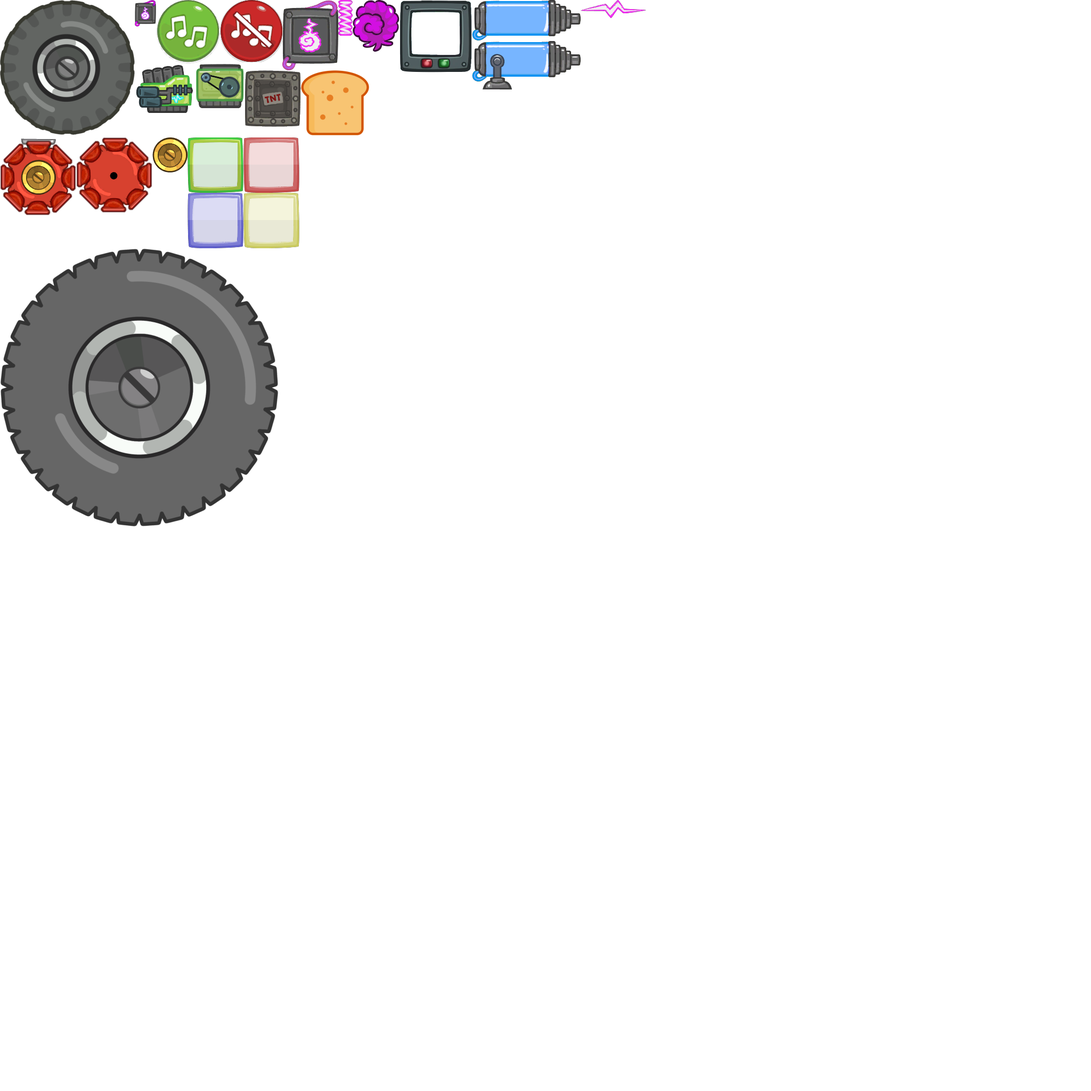
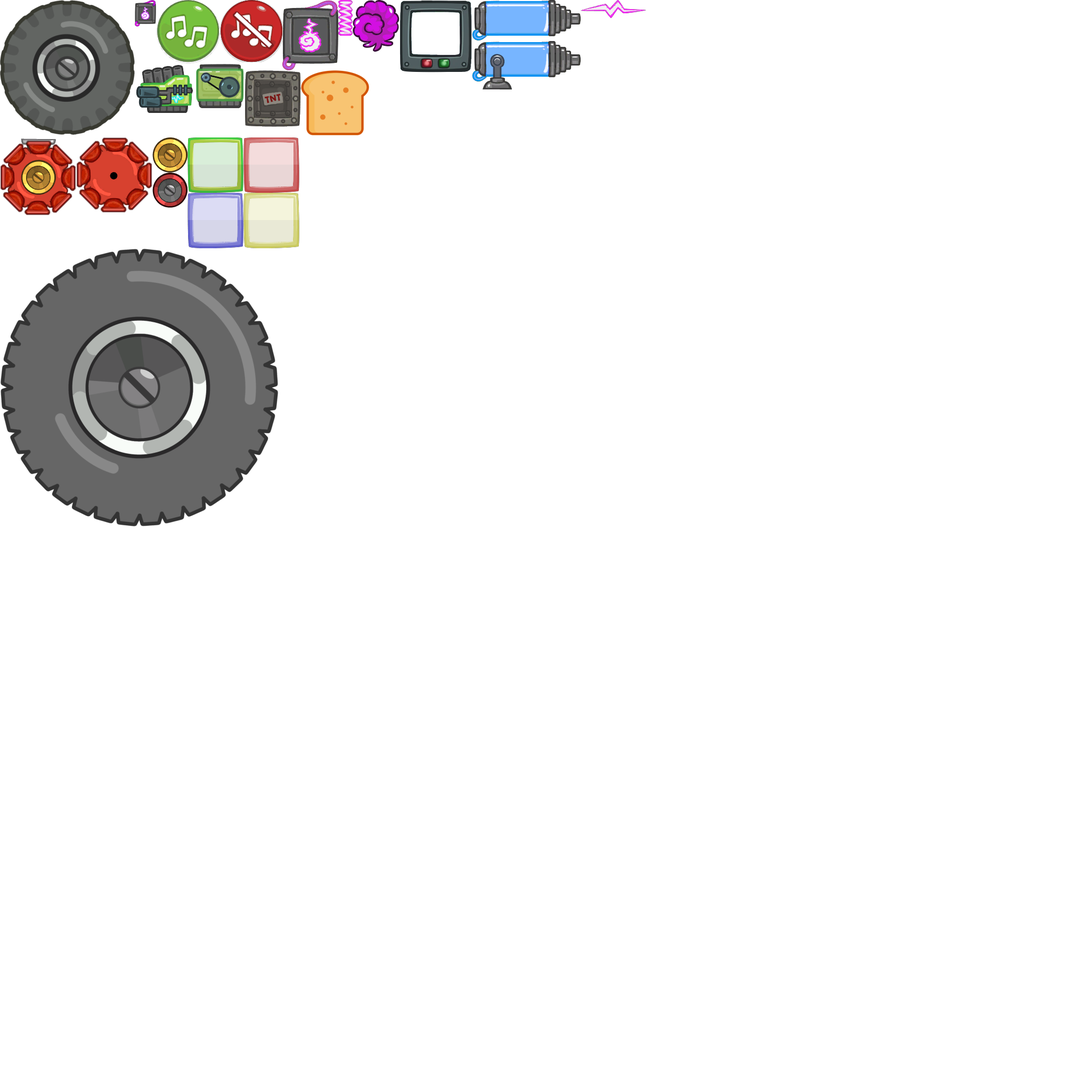
Layered file, before and after one edit (1091x1091). Changes by layer:
added layer "Reverse Off Road Wheel Pivot" above "Larger Off Road Wheel" over [152, 172, 188, 208]
